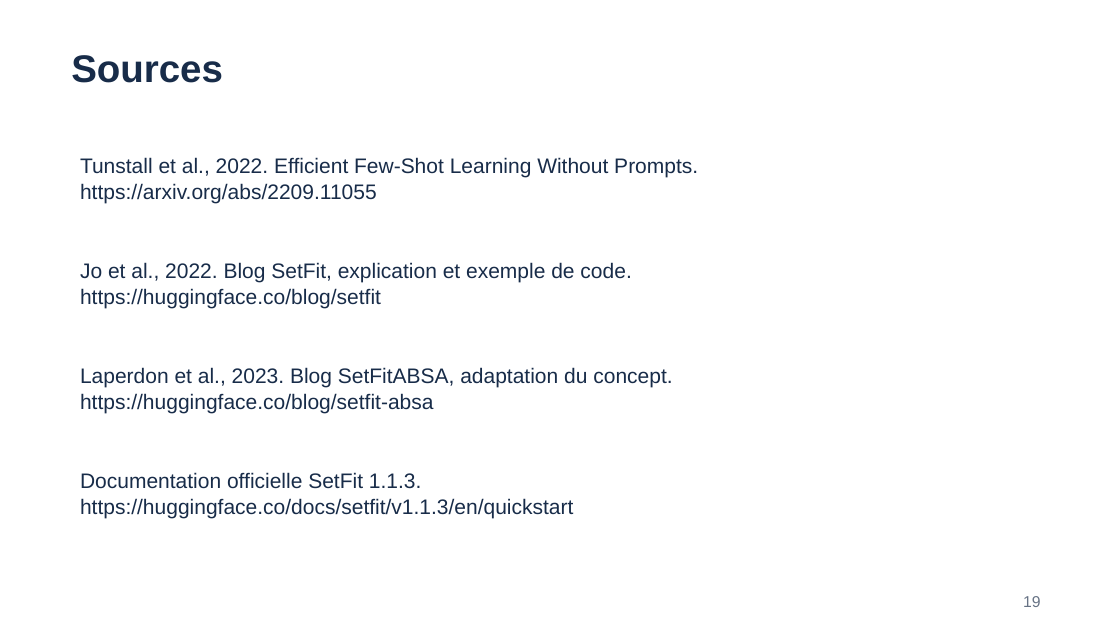
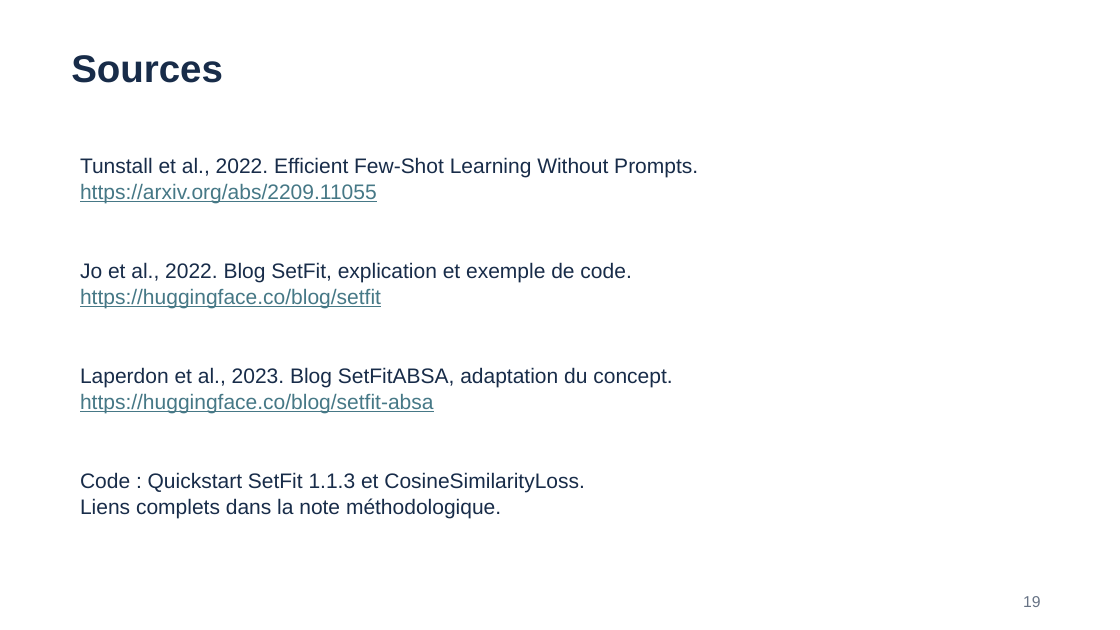
Before and after one commit to CaNaLLx/OpenClassrooms_projet_9, a slide deck: slide 19 of Livrables/CHARDON_Allan_5_presentation_082026.pptx. Drawn at 1120x630 pixels with LibreOffice and Linux fonts; fonts in the diff are those of the drawing. Boxes give left, top, right and bottom in pixels: in the first picture for what was removed or moved away, otherwise in the second. Text is boxed around its words. In the diff, an @@ line names an element or a change of style, - is before the commit and + after.

```diff
--- a/Livrables/CHARDON_Allan_5_presentation_082026.pptx
+++ b/Livrables/CHARDON_Allan_5_presentation_082026.pptx
@@ text at [80,183,377,203]: text colour #182C49 to #467886, underline on in "https://arxiv.org/abs/2209.11055" @@
@@ text at [80,288,381,308]: text colour #182C49 to #467886, underline on in "https://huggingface.co/blog/setfit" @@
@@ text at [80,393,433,413]: text colour #182C49 to #467886, underline on in "https://huggingface.co/blog/setfit-absa" @@
@@ text at [80,472,585,518]: text changed @@
-Documentation officielle SetFit 1.1.3.
-https://huggingface.co/docs/setfit/v1.1.3/en/quickstart
+Code : Quickstart SetFit 1.1.3 et CosineSimilarityLoss.
+Liens complets dans la note méthodologique.
```
Also in this commit, not shown: 15 other slides changed, 15 other files.
